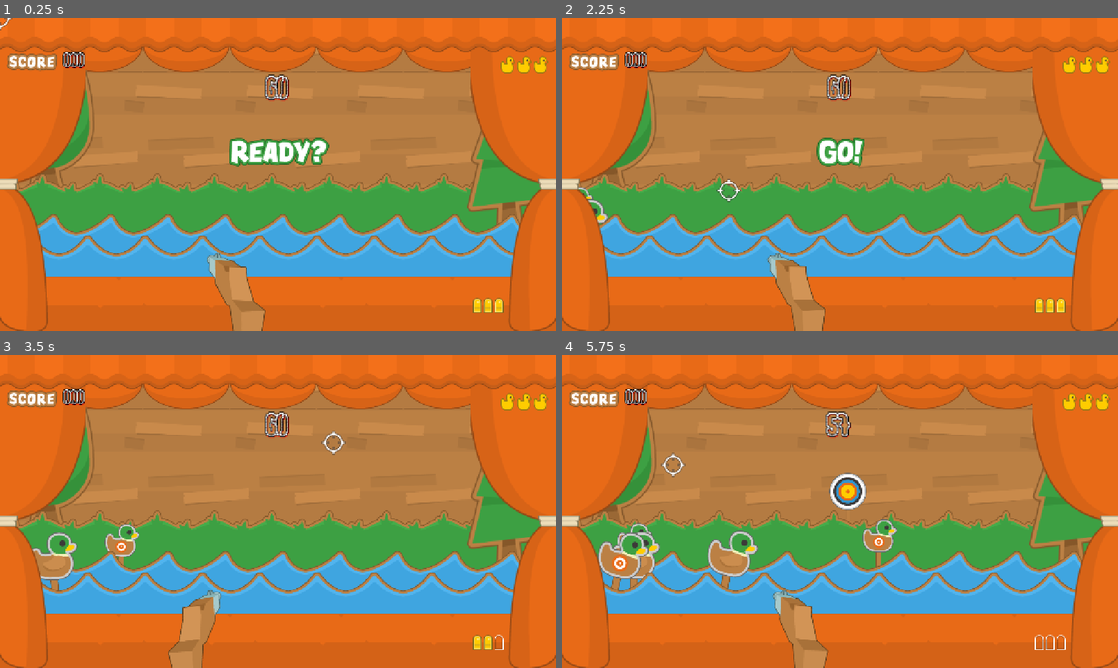
Above: before the commit, frames 1-4 (two rows, left to right).
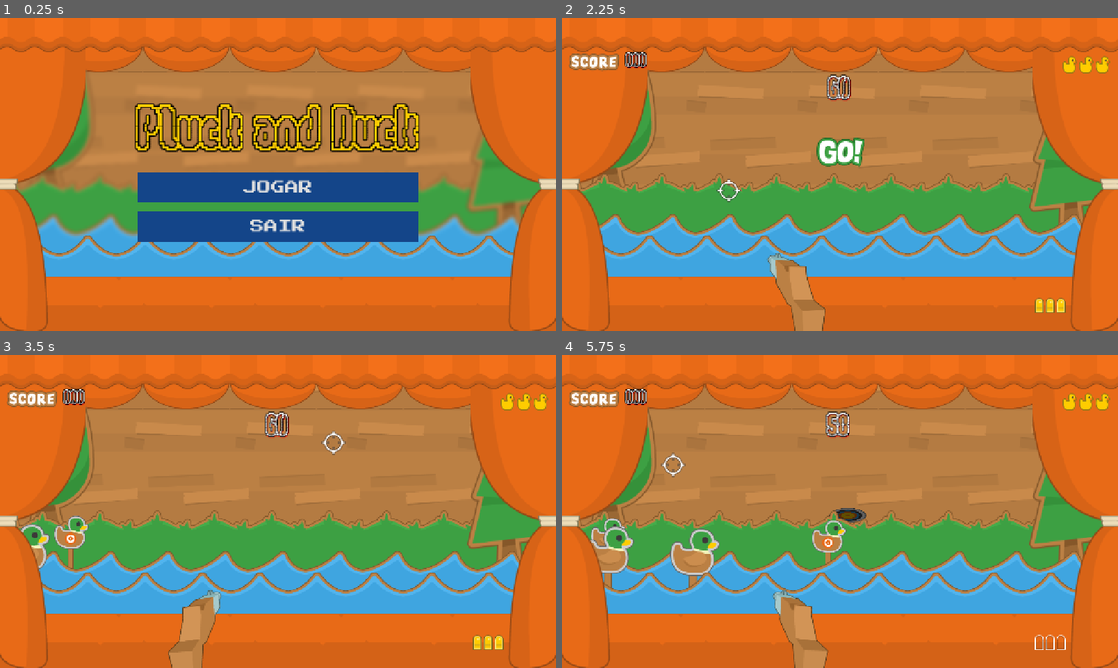
Above: after the commit, the same moments.

Repository: JPlimajots/pluck-and-duck
Game: Godot game, scene res://scenes/menu_inicial.tscn
Same seed, same stepped clock (60 frames per second), same inputs: the game is played once before the commit and once after it. Before the commit the project starts from res://scenes/palco_principal.tscn.
Inputs (mouse positions are in pixels of both pictures, inside the frame that each line leads up to):
- Up to frame 1 (0.25 s): no input
- Up to frame 2 (2.25 s): click (840, 187) at 0.5 s, where only the run after the commit has a clickable "JOGAR"; tap Enter at 1.25 s; move the mouse to (962, 158) at 1.27 s; tap R at 1.35, 2.1 s; click (962, 158) at 1.42 s; tap Space at 2 s; move the mouse to (728, 190) at 2.02 s; click (728, 190) at 2.17 s
- Up to frame 3 (3.5 s): move the mouse to (333, 442) at 2.77 s; tap R at 2.85 s; click (333, 442) at 2.92 s
- Up to frame 4 (5.75 s): move the mouse to (812, 574) at 3.52 s; tap R at 3.6, 4.35, 5.1 s; click (812, 574) at 3.67 s; move the mouse to (1006, 558) at 4.27 s; click (1006, 558) at 4.42 s; move the mouse to (673, 464) at 5.02 s; click (673, 464) at 5.17 s

The runs differ from the first frame. In frame 1, 20% of the frame differs, in the area x 0-99%, y 0-100%; in frame 2, 0.1%; in frame 3, 1.6%; in frame 4, 4.7%.

Commit message:
feat: menu inicial, shader de blur

Diff:
--- /dev/null
+++ b/new_shader.gdshader
@@ -0,0 +1,8 @@
+shader_type canvas_item;
+
+uniform sampler2D screen_texture : hint_screen_texture, filter_linear_mipmap;
+uniform float forca_desfoque: hint_range(0.0, 5.0) = 2.0;
+
+void fragment() {
+    COLOR = textureLod(screen_texture, SCREEN_UV, forca_desfoque);
+}
--- a/project.godot
+++ b/project.godot
@@ -15,7 +15,7 @@
 [application]
 
 config/name="Pluck and Duck"
-run/main_scene="uid://orm2jnfl0r1f"
+run/main_scene="uid://bbao4ndlvd888"
 config/features=PackedStringArray("4.6", "Forward Plus")
 config/icon="res://icon.svg"
 
--- /dev/null
+++ b/scenes/menu_inicial.tscn
@@ -0,0 +1,75 @@
+[gd_scene format=3 uid="uid://bbao4ndlvd888"]
+
+[ext_resource type="Script" uid="uid://biikvc1t20ob5" path="res://scripts/menu_inicial.gd" id="1_1lqws"]
+[ext_resource type="PackedScene" uid="uid://orm2jnfl0r1f" path="res://scenes/palco_principal.tscn" id="1_40mju"]
+[ext_resource type="Shader" uid="uid://dgiveocs3jlcf" path="res://new_shader.gdshader" id="3_eg8ak"]
+[ext_resource type="FontFile" uid="uid://b2mf25l5dvmn5" path="res://assets/fonts/Bumper Pixel Stroke.ttf" id="4_nn1uv"]
+[ext_resource type="FontFile" uid="uid://dsvjwo5mfchws" path="res://assets/fonts/PressStart2P-Regular.ttf" id="5_twj80"]
+
+[sub_resource type="ShaderMaterial" id="ShaderMaterial_nn1uv"]
+shader = ExtResource("3_eg8ak")
+shader_parameter/forca_desfoque = 1.0000000475
+
+[sub_resource type="StyleBoxFlat" id="StyleBoxFlat_ssr06"]
+bg_color = Color(0.078431375, 0.27058825, 0.5372549, 1)
+
+[sub_resource type="StyleBoxFlat" id="StyleBoxFlat_hs7ea"]
+bg_color = Color(0.05490196, 0.4745098, 0.6039216, 1)
+
+[node name="MenuInicial" type="Node2D" unique_id=380110068]
+script = ExtResource("1_1lqws")
+
+[node name="FundoVivo" parent="." unique_id=1145485412 instance=ExtResource("1_40mju")]
+modo_menu = true
+
+[node name="Blur" type="ColorRect" parent="." unique_id=743675324]
+material = SubResource("ShaderMaterial_nn1uv")
+offset_left = -392.0
+offset_top = -256.0
+offset_right = 1816.0
+offset_bottom = 1120.0
+
+[node name="UI" type="CanvasLayer" parent="." unique_id=490725291]
+
+[node name="VBoxContainer" type="VBoxContainer" parent="UI" unique_id=189355788]
+anchors_preset = 8
+anchor_left = 0.5
+anchor_top = 0.5
+anchor_right = 0.5
+anchor_bottom = 0.5
+offset_left = -322.5
+offset_top = -83.0
+offset_right = 322.5
+offset_bottom = 83.0
+grow_horizontal = 2
+grow_vertical = 2
+theme_override_constants/separation = 20
+alignment = 1
+
+[node name="Titulo" type="Label" parent="UI/VBoxContainer" unique_id=83776044]
+layout_mode = 2
+theme_override_colors/font_color = Color(1, 0.8, 0, 1)
+theme_override_colors/font_outline_color = Color(0, 0, 0, 1)
+theme_override_constants/outline_size = 12
+theme_override_fonts/font = ExtResource("4_nn1uv")
+theme_override_font_sizes/font_size = 80
+text = "Pluck and Duck"
+horizontal_alignment = 1
+
+[node name="BotaoJogar" type="Button" parent="UI/VBoxContainer" unique_id=556181687]
+custom_minimum_size = Vector2(300, 70)
+layout_mode = 2
+theme_override_fonts/font = ExtResource("5_twj80")
+theme_override_font_sizes/font_size = 32
+theme_override_styles/normal = SubResource("StyleBoxFlat_ssr06")
+theme_override_styles/hover = SubResource("StyleBoxFlat_hs7ea")
+text = "JOGAR"
+
+[node name="BotaoSair" type="Button" parent="UI/VBoxContainer" unique_id=1258891145]
+custom_minimum_size = Vector2(300, 70)
+layout_mode = 2
+theme_override_fonts/font = ExtResource("5_twj80")
+theme_override_font_sizes/font_size = 32
+theme_override_styles/normal = SubResource("StyleBoxFlat_ssr06")
+theme_override_styles/hover = SubResource("StyleBoxFlat_hs7ea")
+text = "SAIR"
--- /dev/null
+++ b/scripts/menu_inicial.gd
@@ -0,0 +1,17 @@
+extends Node2D
+
+
+# Called when the node enters the scene tree for the first time.
+func _ready() -> void:
+	Input.mouse_mode = Input.MOUSE_MODE_VISIBLE
+
+	$UI/VBoxContainer/BotaoJogar.pressed.connect(_on_jogar_pressed)
+	$UI/VBoxContainer/BotaoSair.pressed.connect(_on_sair_pressed)
+
+
+func _on_jogar_pressed():
+	get_tree().change_scene_to_file("res://scenes/palco_principal.tscn")
+
+
+func _on_sair_pressed():
+	get_tree().quit()
--- a/scripts/palco_principal.gd
+++ b/scripts/palco_principal.gd
@@ -16,6 +16,7 @@
 @export var text_timeup: Texture2D
 @export var text_gameover: Texture2D
 @export var text_score: Texture2D
+@export var modo_menu: bool = false
 
 var pontuacao_atual: int = 0
 var tempo_restante: float = 60.0
@@ -50,6 +51,13 @@
 	$Mira.frenzy_acionado.connect(_on_frenzy_acionado)
 	$Mira.combo_atualizado.connect(_on_mira_combo_atualizado)
 	$Mira.arma_travada = true
+	if modo_menu:
+		$Mira.hide()
+		$HUD.hide()
+		$Interface.hide()
+		$Mira/CamadaVisual.hide()
+		$Mira.arma_travada = true
+		return
 	var visor_msg = $HUD/MensagemCentroUI
 	visor_msg.texture = text_ready
 	visor_msg.show()
Not shown, added: new_shader.gdshader.uid
Not shown, added: scripts/menu_inicial.gd.uid
